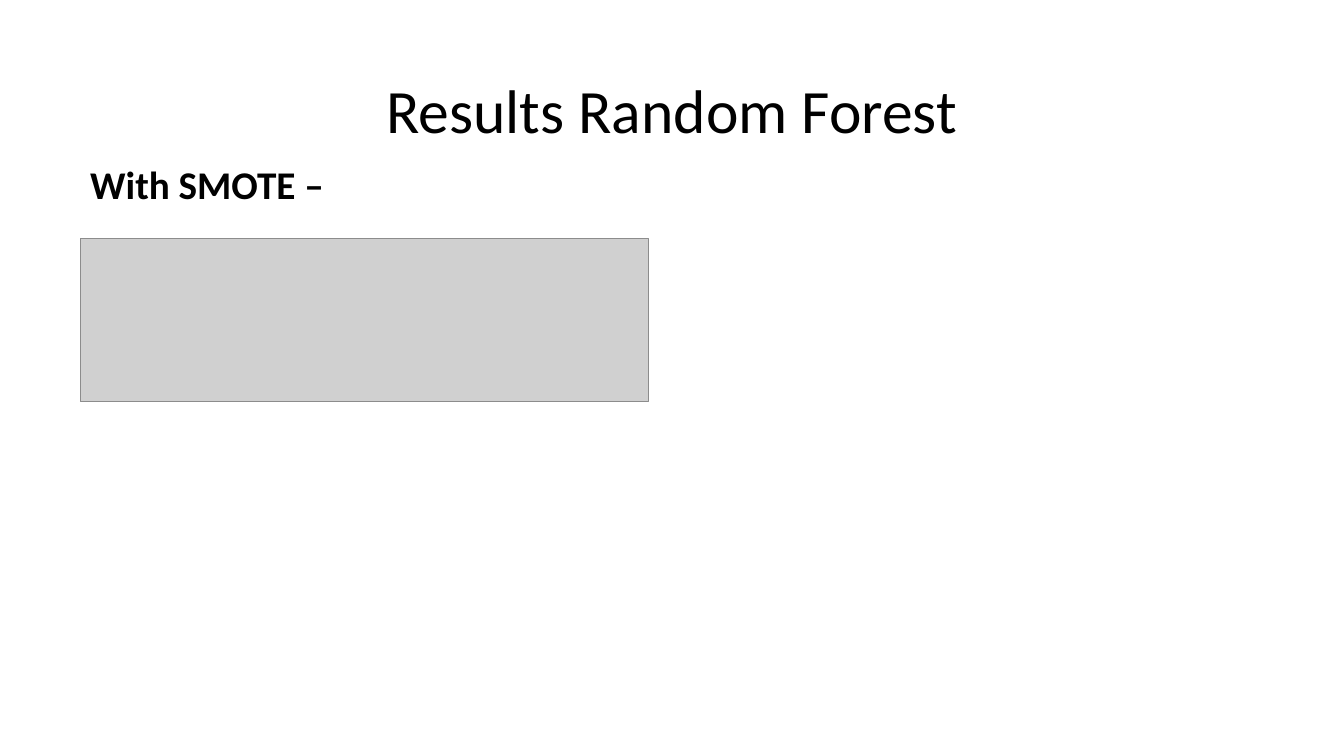
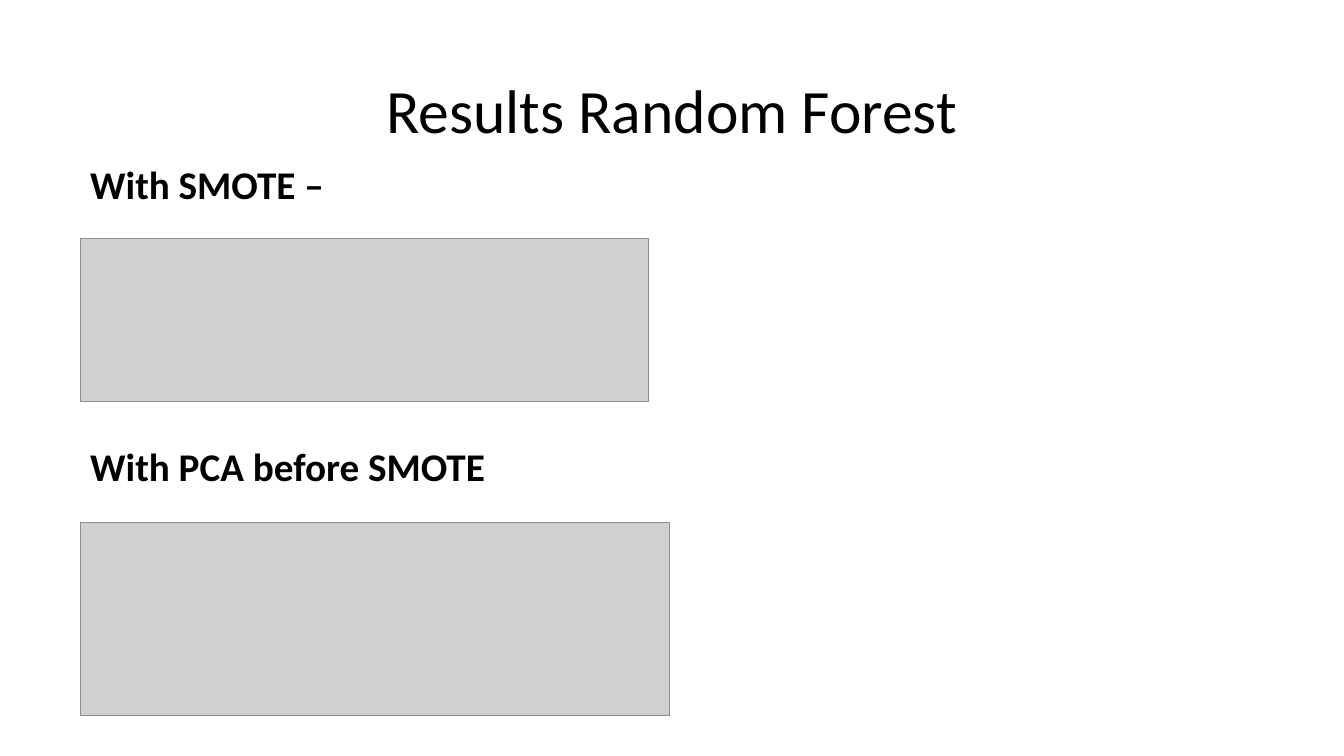
Before and after one commit to nogur9/PTSD, a slide deck: slide 23 of yaron/Social Anxiety classifier.pptx. Drawn at 1344x756 pixels with LibreOffice and Linux fonts; fonts in the diff are those of the drawing; grey boxes stand for pictures. Boxes give left, top, right and bottom in pixels: in the first picture for what was removed or moved away, otherwise in the second. Text is boxed around its words. In the diff, an @@ line names an element or a change of style, - is before the commit and + after.

```diff
--- a/yaron/Social Anxiety classifier.pptx
+++ b/yaron/Social Anxiety classifier.pptx
@@ text at (90,453,485,482): paragraph added @@
+With PCA before SMOTE
@@ picture added at (81,522,670,716) @@
```
Also in this commit, not shown: 10 other slides changed, 5 slides added, 2 slides removed, 6 other files.
